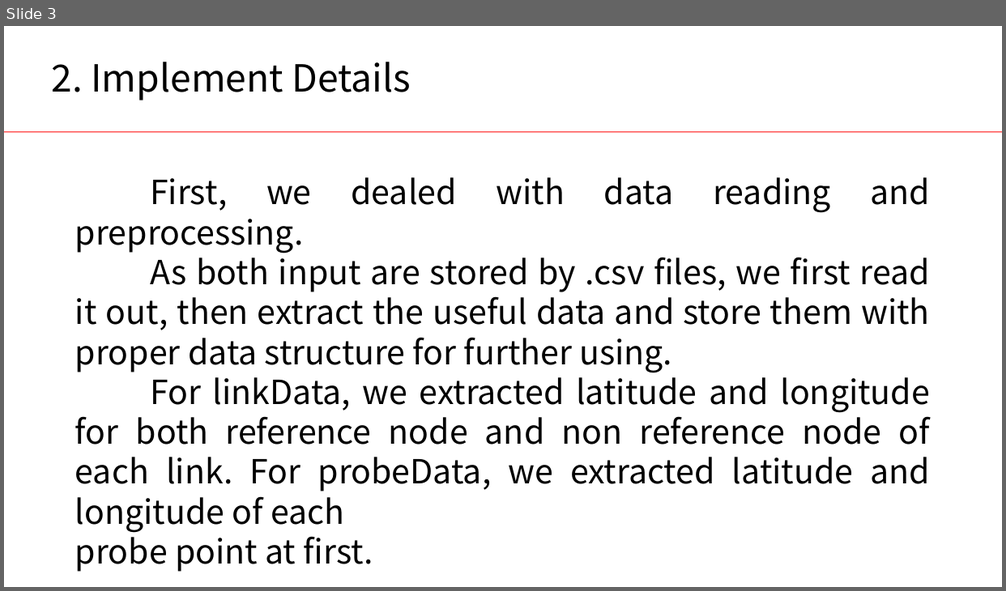
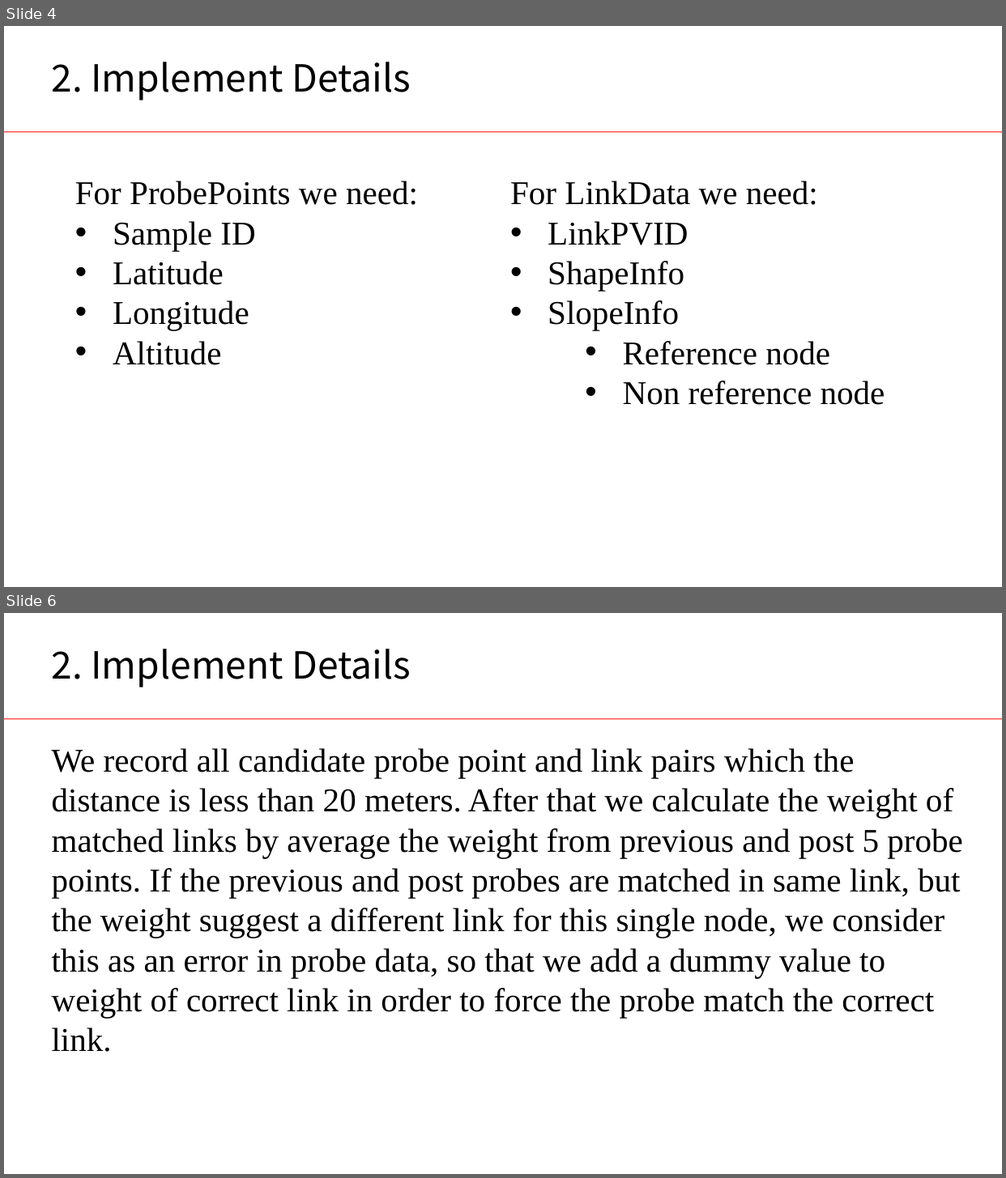
Before and after one commit to jingchengdeng/Probe-Data-Analysis-for-Road-Slope, a slide deck: submissionVersion/HW2Presentation.pptx. Shown one above the other, each under a label of ours: slide 3 before the commit, slides 4 and 6 after it; the slides between them are not shown. The pictures are 1006x591 and 1006x1178 pixels, drawn with LibreOffice and Linux fonts; fonts in the diff are those of the drawing; background and template pictures are left out. Boxes give left, top, right and bottom in pixels: in the first picture for what was removed or moved away, otherwise in the second. Text is boxed around its words. In the diff, an @@ line names an element or a change of style, - is before the commit and + after.

```diff
--- a/submissionVersion/HW2Presentation.pptx
+++ b/submissionVersion/HW2Presentation.pptx
@@ slide 6 added at (x1=4, y1=613, x2=1002, y2=1174), background #FFFFFF; not listed: 1 template element that a slide beside it also shows @@
@@ text added at (x1=52, y1=649, x2=411, y2=688), 36 pt, text #000000 @@
+2. Implement Details
@@ text added at (x1=52, y1=748, x2=962, y2=1052), 32 pt, text #000000 @@
+We record all candidate probe point and link pairs which the distance is less than 20 meters. After that we calculate the weight of matched links by average the weight from previous and post 5 probe points. If the previous and post probes are matched in same link, but the weight suggest a different link for this single node, we consider this as an error in probe data, so that we add a dummy value to weight of correct link in order to force the probe match the correct link.
@@ what was slide 3 is now slide 4 @@
@@ slide 4 changed as well @@
@@ text at (x1=75, y1=181, x2=418, y2=365): text changed; font Noto Sans CJK SC to Times New Roman @@
-First, we dealed with data reading and preprocessing.
-As both input are stored by .csv files, we first read it out, then extract the useful data and store them with proper data structure for further using.
-For linkData, we extracted latitude and longitude for both reference node and non reference node of each link. For probeData, we extracted latitude and longitude of each
-probe point at first.
+For ProbePoints we need:
+• Sample ID
+• Latitude
+• Longitude
+• Altitude
@@ text added at (x1=510, y1=181, x2=885, y2=405), 32 pt, text #000000 @@
+For LinkData we need:
+• LinkPVID
+• ShapeInfo
+• SlopeInfo
+    • Reference node
+    • Non reference node
```
Also in this commit, not shown: 7 other slides changed, 4 other slides added, 1 slide removed.
